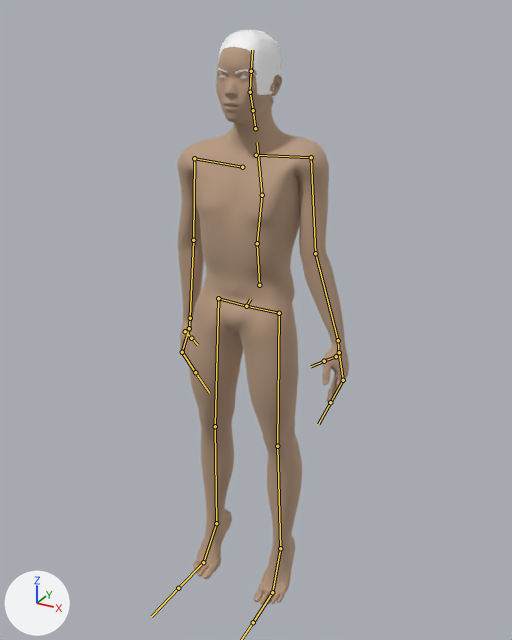
Renders of the FBX model FinalFBXes/CalfRaise/CalfRaise.fbx from each side of a commit.
Rendered twice from a camera (50 mm lens) standing at (0.1007, -0.173, 0.1885) and looking at (0.0031, 0.0046, 0.0997). The lights are fixed; the arrows at lower left show +X, +Y and +Z. Both versions are drawn at frame 31 of the action 'CMU compliant skeleton|IdleToSitup'; the numbers are the values there. The bones that bend it are drawn over the model as lines.

Names of what the first picture shows: 'eyebrow002Mesh', 'high-polyMesh', 'malemodelMesh', 'short04Mesh'.
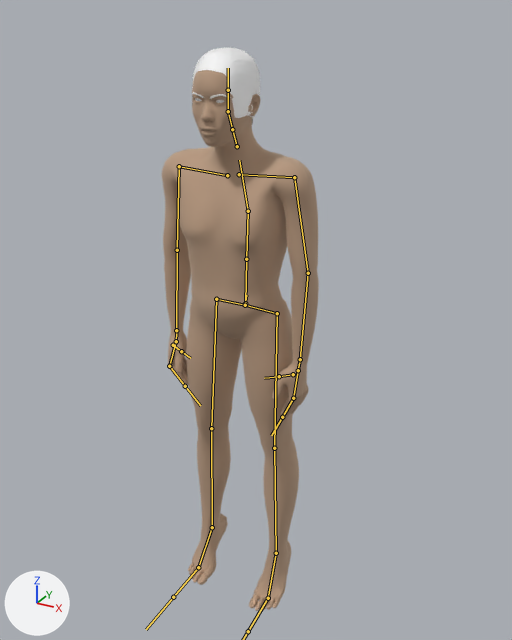
Pixel boxes [x1, y1, x2, y2] of what changed, in the pictures (512 x 640 px):
'malemodelMesh', posed (9% narrower)
    before: [177, 47, 349, 604]
    after: [162, 70, 319, 611]
'short04Mesh', posed
    before: [216, 29, 282, 108]
    after: [192, 47, 260, 124]
'eyebrow002Mesh', posed (14% taller)
    before: [217, 68, 254, 74]
    after: [192, 92, 231, 99]
'high-polyMesh', posed
    before: [220, 74, 248, 78]
    after: [195, 98, 224, 103]
bone 'Hips', root to tip
    before: (246, 306) to (250, 299)
    after: (245, 305) to (246, 295)
bone 'LHipJoint', root to tip
    before: (246, 306) to (279, 313)
    after: (245, 305) to (277, 313)
bone 'LeftUpLeg', root to tip
    before: (279, 313) to (277, 446)
    after: (277, 313) to (274, 448)
bone 'LeftToeBase', root to tip
    before: (272, 592) to (253, 622)
    after: (268, 598) to (248, 631)
bone 'LowerBack', root to tip
    before: (259, 285) to (257, 243)
    after: (245, 303) to (246, 259)
bone 'Spine', root to tip
    before: (257, 243) to (262, 195)
    after: (246, 259) to (248, 211)
bone 'Spine1', root to tip
    before: (262, 195) to (257, 142)
    after: (248, 211) to (239, 160)
bone 'LeftArm', root to tip
    before: (311, 157) to (315, 253)
    after: (294, 177) to (308, 273)
bone 'LeftForeArm', root to tip
    before: (315, 253) to (338, 340)
    after: (308, 273) to (300, 359)
bone 'LeftHand', root to tip
    before: (338, 340) to (339, 355)
    after: (300, 359) to (297, 373)
bone 'LeftHandFinger1', root to tip
    before: (343, 380) to (330, 402)
    after: (293, 398) to (282, 417)
bone 'RightShoulder', root to tip
    before: (242, 167) to (194, 158)
    after: (227, 175) to (179, 166)
bone 'RightArm', root to tip
    before: (194, 158) to (193, 240)
    after: (179, 166) to (177, 250)
bone 'RightForeArm', root to tip
    before: (193, 240) to (190, 318)
    after: (177, 250) to (176, 330)
bone 'RightHand', root to tip
    before: (190, 318) to (189, 330)
    after: (176, 330) to (176, 343)
bone 'RHipJoint', root to tip
    before: (246, 306) to (218, 298)
    after: (245, 305) to (216, 299)
bone 'RightUpLeg', root to tip
    before: (218, 298) to (215, 426)
    after: (216, 299) to (211, 428)
bone 'RightToeBase', root to tip
    before: (203, 562) to (178, 588)
    after: (198, 567) to (173, 597)

What changed in the scene script:
```text
Change bone_hips:
    where bone_hips = bpy.data.objects['CMU compliant skeleton'].pose.bones['Hips']
    bone_hips.location: (0.0, -0.59, -1.269) -> (0.0, -0.578, -1.272)
    bone_hips.rotation_quaternion: (-0.404, 0.915, 0.0, 0.0) -> (0.707, -0.707, 0.0, 0.0)  # degrees (-132, 0, 0) -> degrees (-90, 0, 0)
Change bone_lhipjoint:
    where bone_lhipjoint = bpy.data.objects['CMU compliant skeleton'].pose.bones['LHipJoint']  # child of 'Hips'
    bone_lhipjoint.rotation_quaternion: (0.925, -0.039, 0.378, -0.007) -> (0.988, 0.016, -0.154, 0.003)  # degrees (-6, 44, -3) -> degrees (2, -18, 0)
Change bone_leftupleg:
    where bone_leftupleg = bpy.data.objects['CMU compliant skeleton'].pose.bones['LeftUpLeg']  # child of 'LHipJoint'
    bone_leftupleg.rotation_quaternion: (1.0, 0.0, 0.0, 0.0) -> (0.986, 0.164, 0.004, 0.007)  # degrees (0, 0, 0) -> degrees (19, 0, 1)
Change bone_lefttoebase:
    where bone_lefttoebase = bpy.data.objects['CMU compliant skeleton'].pose.bones['LeftToeBase']  # child of 'LeftFoot'
    bone_lefttoebase.rotation_quaternion: (0.916, -0.398, -0.015, -0.044) -> (0.94, -0.339, -0.013, -0.037)  # degrees (-47, -4, -4) -> degrees (-40, -3, -4)
Change bone_lowerback:
    where bone_lowerback = bpy.data.objects['CMU compliant skeleton'].pose.bones['LowerBack']  # child of 'Hips'
    bone_lowerback.location: (0.0, 0.0, 0.0) -> (-0.003, -0.085, 0.028)
    bone_lowerback.rotation_quaternion: (0.921, 0.389, 0.0, 0.0) -> (0.999, -0.047, 0.0, 0.0)  # degrees (46, 0, 0) -> degrees (-5, 0, 0)
Change bone_spine:
    where bone_spine = bpy.data.objects['CMU compliant skeleton'].pose.bones['Spine']  # child of 'LowerBack'
    bone_spine.rotation_quaternion: (0.998, -0.065, 0.0, 0.0) -> (0.997, 0.075, 0.0, 0.0)  # degrees (-8, 0, 0) -> degrees (9, 0, 0)
Change bone_spine1:
    where bone_spine1 = bpy.data.objects['CMU compliant skeleton'].pose.bones['Spine1']  # child of 'Spine'
    bone_spine1.rotation_quaternion: (1.0, 0.004, 0.0, 0.0) -> (1.0, -0.006, 0.0, 0.0)  # degrees (1, 0, 0) -> degrees (-1, 0, 0)
Change bone_leftarm:
    where bone_leftarm = bpy.data.objects['CMU compliant skeleton'].pose.bones['LeftArm']  # child of 'LeftShoulder'
    bone_leftarm.rotation_quaternion: (0.753, -0.107, -0.065, -0.646) -> (0.758, 0.079, 0.148, -0.63)  # degrees (-5, -14, -81) -> degrees (-4, 19, -80)
Change bone_leftforearm:
    where bone_leftforearm = bpy.data.objects['CMU compliant skeleton'].pose.bones['LeftForeArm']  # child of 'LeftArm'
    bone_leftforearm.rotation_quaternion: (0.994, -0.004, 0.071, 0.079) -> (0.975, 0.048, 0.194, -0.102)  # degrees (0, 8, 9) -> degrees (3, 23, -11)
Change bone_lefthand:
    where bone_lefthand = bpy.data.objects['CMU compliant skeleton'].pose.bones['LeftHand']  # child of 'LeftForeArm'
    bone_lefthand.rotation_quaternion: (1.0, 0.0, 0.0, 0.0) -> (0.951, 0.02, -0.294, 0.094)  # degrees (0, 0, 0) -> degrees (-1, -34, 12)
Change bone_lefthandfinger1:
    where bone_lefthandfinger1 = bpy.data.objects['CMU compliant skeleton'].pose.bones['LeftHandFinger1']  # child of 'LeftFingerBase'
    bone_lefthandfinger1.rotation_quaternion: (0.939, 0.214, -0.179, -0.2) -> (0.979, 0.172, 0.057, -0.09)  # degrees (29, -15, -28) -> degrees (19, 8, -9)
Change bone_rightshoulder:
    where bone_rightshoulder = bpy.data.objects['CMU compliant skeleton'].pose.bones['RightShoulder']  # child of 'Spine1'
    bone_rightshoulder.location: (-0.033, -0.012, 0.03) -> (-0.005, -0.002, 0.005)
Change bone_rightarm:
    where bone_rightarm = bpy.data.objects['CMU compliant skeleton'].pose.bones['RightArm']  # child of 'RightShoulder'
    bone_rightarm.rotation_quaternion: (0.756, -0.081, -0.099, 0.641) -> (0.756, 0.027, -0.115, 0.643)  # degrees (-14, -3, 81) -> degrees (-6, -12, 81)
Change bone_rightforearm:
    where bone_rightforearm = bpy.data.objects['CMU compliant skeleton'].pose.bones['RightForeArm']  # child of 'RightArm'
    bone_rightforearm.rotation_quaternion: (0.992, 0.037, 0.087, 0.086) -> (0.978, 0.067, -0.179, 0.089)  # degrees (5, 10, 10) -> degrees (6, -21, 9)
Change bone_righthand:
    where bone_righthand = bpy.data.objects['CMU compliant skeleton'].pose.bones['RightHand']  # child of 'RightForeArm'
    bone_righthand.rotation_quaternion: (1.0, 0.0, 0.0, 0.0) -> (0.968, 0.03, 0.241, -0.066)  # degrees (0, 0, 0) -> degrees (2, 28, -7)
Change bone_rhipjoint:
    where bone_rhipjoint = bpy.data.objects['CMU compliant skeleton'].pose.bones['RHipJoint']  # child of 'Hips'
    bone_rhipjoint.rotation_quaternion: (0.79, -0.063, -0.61, 0.012) -> (0.997, -0.007, -0.071, 0.001)  # degrees (-25, -74, 20) -> degrees (-1, -8, 0)
Change bone_rightupleg:
    where bone_rightupleg = bpy.data.objects['CMU compliant skeleton'].pose.bones['RightUpLeg']  # child of 'RHipJoint'
    bone_rightupleg.rotation_quaternion: (0.962, -0.274, 0.007, 0.012) -> (0.997, -0.071, 0.002, 0.003)  # degrees (-32, 1, 1) -> degrees (-8, 0, 0)
Change bone_righttoebase:
    where bone_righttoebase = bpy.data.objects['CMU compliant skeleton'].pose.bones['RightToeBase']  # child of 'RightFoot'
    bone_righttoebase.rotation_quaternion: (0.907, -0.419, 0.016, 0.046) -> (0.932, -0.361, 0.013, 0.04)  # degrees (-49, 4, 4) -> degrees (-42, 3, 4)
```
